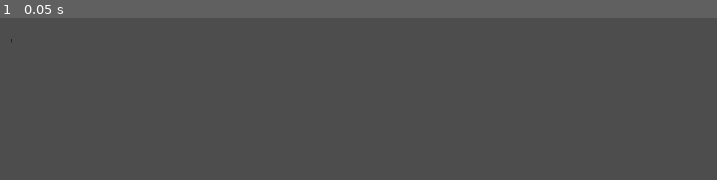
Above: before the commit, frame 1.
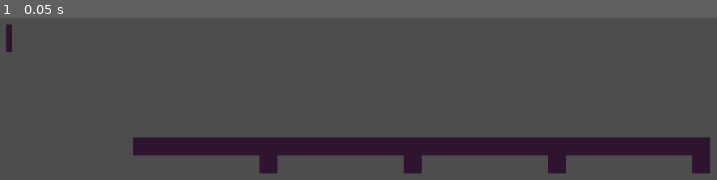
Above: after the commit, the same moment.

Repository: lumodevteam/sovle-squad
Game: Godot game, scene res://scenes/entities/numberLine/numberLine.tscn
Same seed, same stepped clock (60 frames per second), same inputs: the game is played once before the commit and once after it. Before the commit the project starts from res://scenes/entities/numberLine/numbers.tscn.
Inputs:
- Up to frame 1 (0.05 s): no input

The runs differ from the first frame. In frame 1, 10% of the frame differs, in the area x 0-100%, y 3-97%.

Commit message:
consolidation of numbers and number line

Diff:
--- a/solve-squad/project.godot
+++ b/solve-squad/project.godot
@@ -11,7 +11,7 @@
 [application]
 
 config/name="Solve Squad"
-run/main_scene="uid://bbrrs1db06mjw"
+run/main_scene="uid://cvnis7n08fsfd"
 config/features=PackedStringArray("4.5", "GL Compatibility")
 config/icon="res://icon.svg"
 
--- a/solve-squad/scenes/entities/numberLine/numberLine.gd
+++ b/solve-squad/scenes/entities/numberLine/numberLine.gd
@@ -6,11 +6,6 @@
 }
 
 
-
-
-
-
-"""
 func change_state(state) -> void:
 	$sprite.set_frame(state)
 
@@ -20,4 +15,3 @@
 	var clone = originSprite.duplicate()
 	add_child(clone)
 	clone.position = Vector2(32,0) # sets location of next part of number line number line
-"""
--- a/solve-squad/scenes/entities/numberLine/numberLine.tscn
+++ b/solve-squad/scenes/entities/numberLine/numberLine.tscn
@@ -2,45 +2,28 @@
 
 [ext_resource type="Texture2D" uid="uid://ddxpll8f6ale1" path="res://assets/NumberLine.png" id="1_4en1t"]
 [ext_resource type="Script" uid="uid://b3inqvl1g3ic" path="res://scenes/entities/numberLine/numberLine.gd" id="2_4en1t"]
+[ext_resource type="Texture2D" uid="uid://c0a32qykre15h" path="res://assets/Numbers.png" id="3_odo72"]
+[ext_resource type="Script" uid="uid://dk7qd4k81ftfo" path="res://scenes/entities/numberLine/numbers.gd" id="4_lvqjq"]
 
-[sub_resource type="AtlasTexture" id="AtlasTexture_tgvt4"]
+[sub_resource type="AtlasTexture" id="AtlasTexture_odo72"]
 atlas = ExtResource("1_4en1t")
 region = Rect2(0, 0, 32, 32)
 
-[sub_resource type="AtlasTexture" id="AtlasTexture_odo72"]
-atlas = ExtResource("1_4en1t")
-region = Rect2(32, 0, 32, 32)
-
-[sub_resource type="AtlasTexture" id="AtlasTexture_lvqjq"]
-atlas = ExtResource("1_4en1t")
-region = Rect2(0, 32, 32, 32)
-
-[sub_resource type="SpriteFrames" id="SpriteFrames_r3762"]
-animations = [{
-"frames": [{
-"duration": 1.0,
-"texture": SubResource("AtlasTexture_tgvt4")
-}, {
-"duration": 1.0,
-"texture": SubResource("AtlasTexture_odo72")
-}, {
-"duration": 1.0,
-"texture": SubResource("AtlasTexture_lvqjq")
-}],
-"loop": true,
-"name": &"default",
-"speed": 0.0
-}]
+[sub_resource type="AtlasTexture" id="AtlasTexture_r3762"]
+atlas = ExtResource("3_odo72")
+region = Rect2(0, 0, 32, 32)
 
 [node name="NumberLine" type="Node2D"]
 
-[node name="Sprite2D" type="Sprite2D" parent="."]
-position = Vector2(-31, 0)
-texture = ExtResource("1_4en1t")
+[node name="line" type="Sprite2D" parent="."]
+position = Vector2(634.00006, 207)
+scale = Vector2(26, 26)
+texture = SubResource("AtlasTexture_odo72")
 script = ExtResource("2_4en1t")
 
-[node name="AnimatedSprite2D" type="AnimatedSprite2D" parent="Sprite2D"]
-position = Vector2(58, 0)
-sprite_frames = SubResource("SpriteFrames_r3762")
-frame = 1
-frame_progress = 0.42221522
+[node name="number" type="Sprite2D" parent="."]
+position = Vector2(43, 42)
+scale = Vector2(8, 8)
+texture = SubResource("AtlasTexture_r3762")
+region_rect = Rect2(0, 0, 32, 32)
+script = ExtResource("4_lvqjq")
--- a/solve-squad/scenes/entities/numberLine/numbers.gd
+++ b/solve-squad/scenes/entities/numberLine/numbers.gd
@@ -34,3 +34,9 @@
 				isDragging = true
 		else:
 			isDragging = false
+"""
+func _input(event):
+	if event is InputEventMouseButton and event.button_index == MOUSE_BUTTON_RIGHT:
+		if event.pressed:
+
+"""
--- a/solve-squad/scenes/entities/numberLine/numbers.tscn
+++ b/solve-squad/scenes/entities/numberLine/numbers.tscn
@@ -1,16 +1,3 @@
-[gd_scene load_steps=4 format=3 uid="uid://bbrrs1db06mjw"]
-
-[ext_resource type="Texture2D" uid="uid://c0a32qykre15h" path="res://assets/Numbers.png" id="1_jmihu"]
-[ext_resource type="Script" uid="uid://dk7qd4k81ftfo" path="res://scenes/entities/numberLine/numbers.gd" id="1_loxq1"]
-
-[sub_resource type="AtlasTexture" id="AtlasTexture_lsgne"]
-atlas = ExtResource("1_jmihu")
-region = Rect2(0, 0, 32, 32)
+[gd_scene format=3 uid="uid://bbrrs1db06mjw"]
 
 [node name="Numbers" type="Node2D"]
-
-[node name="Sprite2D" type="Sprite2D" parent="."]
-position = Vector2(43, 42)
-texture = SubResource("AtlasTexture_lsgne")
-region_rect = Rect2(0, 0, 32, 32)
-script = ExtResource("1_loxq1")
--- a/solve-squad/scenes/test.tscn
+++ /dev/null
@@ -1,7 +0,0 @@
-[gd_scene load_steps=2 format=3 uid="uid://bdladsbxpb2an"]
-
-[ext_resource type="PackedScene" uid="uid://cvnis7n08fsfd" path="res://scenes/entities/numberLine/numberLine.tscn" id="1_errlg"]
-
-[node name="Test" type="Node2D"]
-
-[node name="NumberLine" parent="." instance=ExtResource("1_errlg")]
